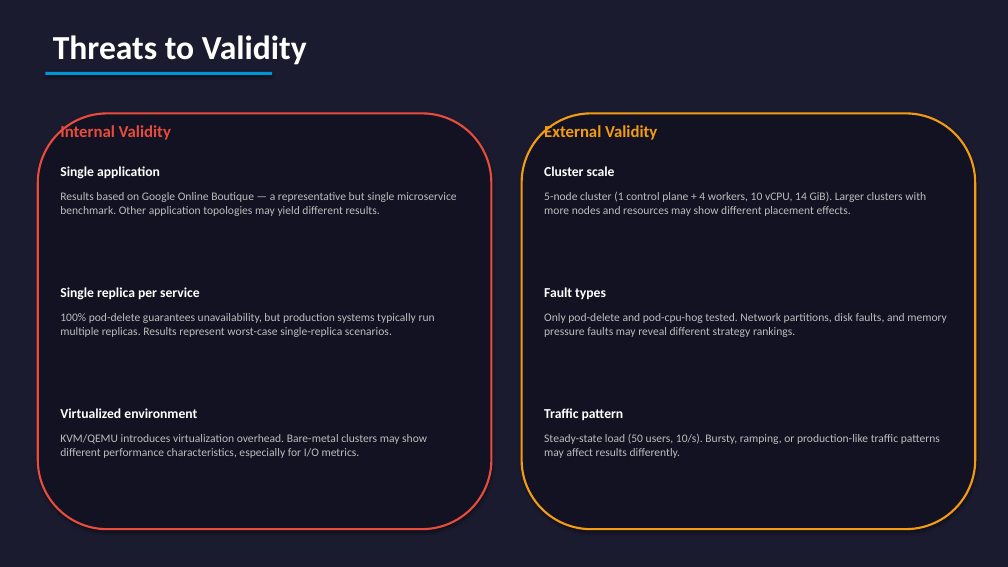
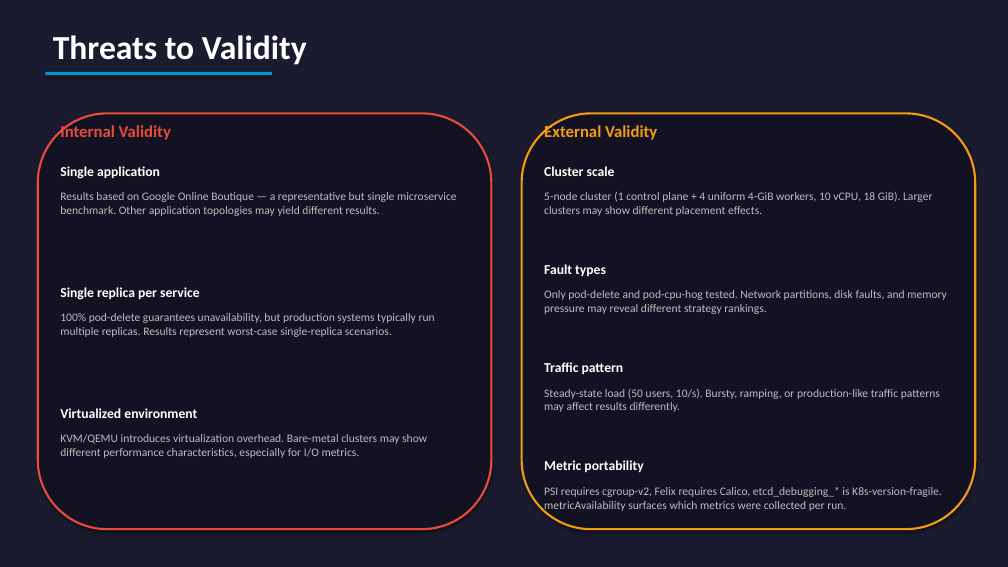
Before and after one commit to yhu02/uva-msc-thesis, a slide deck: slide 13 of ChaosProbe_Presentation.pptx. Drawn at 1008x567 pixels with LibreOffice and Linux fonts; fonts in the diff are those of the drawing. Boxes give left, top, right and bottom in pixels: in the first picture for what was removed or moved away, otherwise in the second. Text is boxed around its words. In the diff, an @@ line names an element or a change of style, - is before the commit and + after.

```diff
--- a/ChaosProbe_Presentation.pptx
+++ b/ChaosProbe_Presentation.pptx
@@ text at bbox=[544, 192, 932, 216]: text changed @@
-5-node cluster (1 control plane + 4 workers, 10 vCPU, 14 GiB). Larger clusters with more nodes and resources may show different placement effects.
+5-node cluster (1 control plane + 4 uniform 4-GiB workers, 10 vCPU, 18 GiB). Larger clusters may show different placement effects.
@@ text "Fault types": place and size @@
-text "Fault types" at bbox=[544, 287, 606, 299]
+text "Fault types" at bbox=[544, 264, 606, 276]
@@ text at bbox=[544, 290, 947, 314]: text changed @@
-Only pod-delete and pod-cpu-hog tested. Network partitions, disk faults, and memory pressure faults may reveal different strategy rankings.
+Only pod-delete and pod-cpu-hog tested. Network partitions, disk faults, and memory pressure may reveal different strategy rankings.
@@ text "Traffic pattern": place and size @@
-text "Traffic pattern" at bbox=[544, 408, 624, 420]
+text "Traffic pattern" at bbox=[544, 362, 624, 374]
@@ text "Steady-state load (50 users, 10/s). ...": place and size @@
-text "Steady-state load (50 users, 10/s). ..." at bbox=[544, 434, 940, 458]
+text "Steady-state load (50 users, 10/s). ..." at bbox=[544, 389, 940, 412]
@@ text added at bbox=[544, 460, 643, 472], 13 pt, text #FFFFFF, bold @@
+Metric portability
@@ text added at bbox=[544, 487, 942, 512], 11 pt, text #BDBDBD @@
+PSI requires cgroup-v2, Felix requires Calico, etcd_debugging_* is K8s-version-fragile. metricAvailability surfaces which metrics were collected per run.
```
Also in this commit, not shown: 6 other slides changed, 1 slide added, 1 slide removed, 2 other files.
